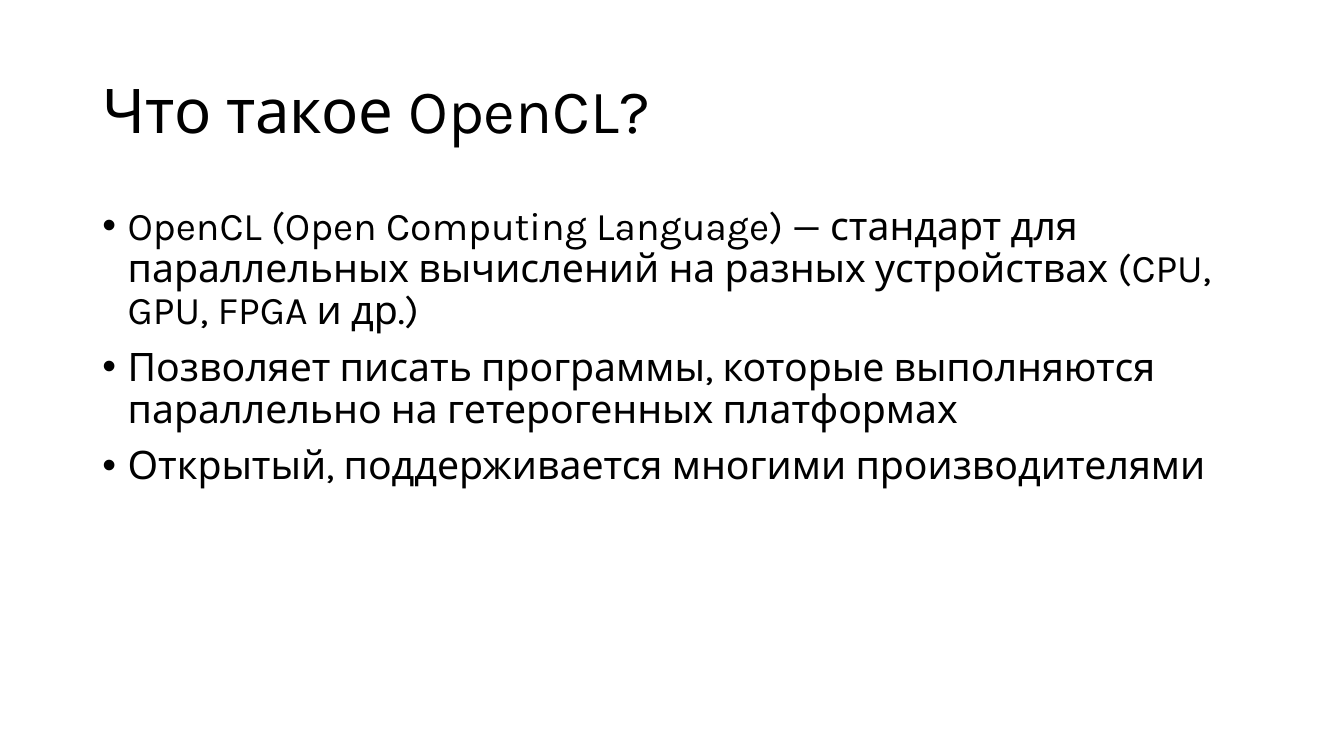
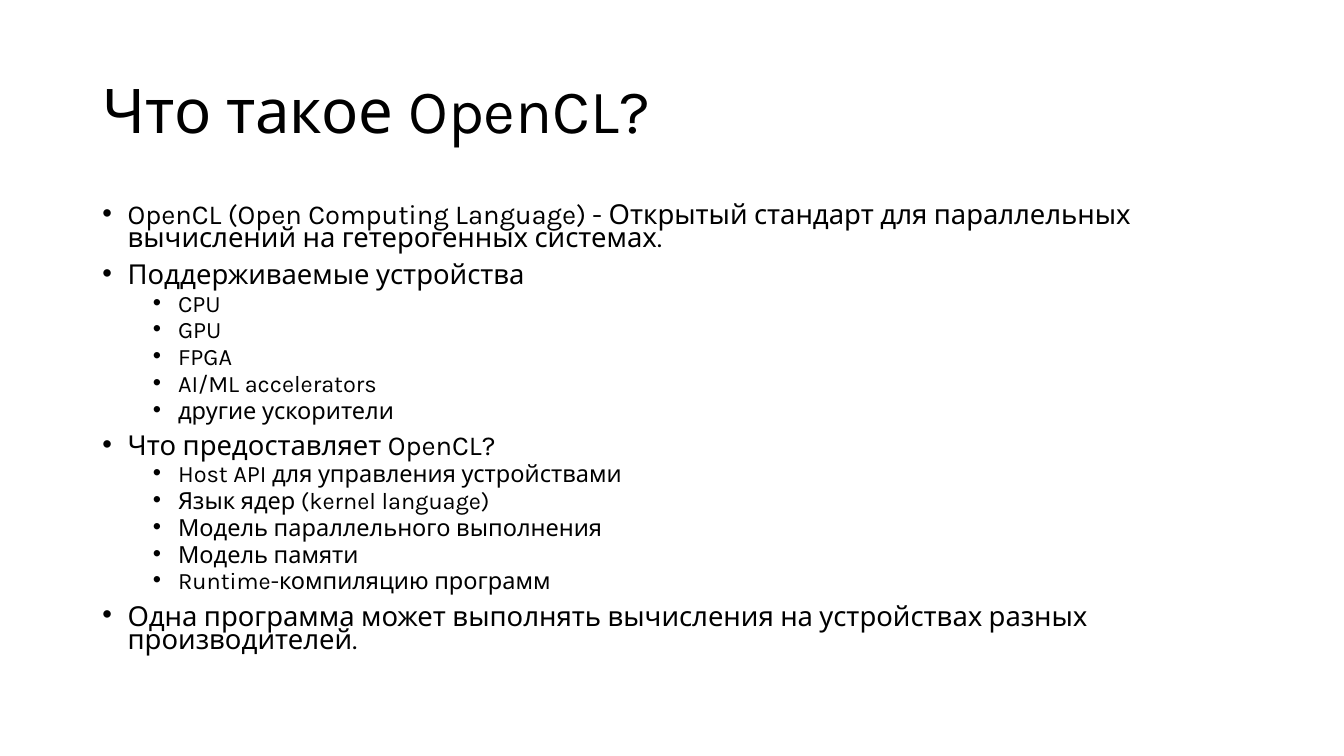
Before and after one commit to alexey-malov/pc, a slide deck: slide 13 of lectures/13/Open CL.pptx (slide 5 before the commit). Drawn at 1344x756 pixels with LibreOffice and Linux fonts; fonts in the diff are those of the drawing. Boxes give left, top, right and bottom in pixels: in the first picture for what was removed or moved away, otherwise in the second. Text is boxed around its words. In the diff, an @@ line names an element or a change of style, - is before the commit and + after.

Commit message:
Обновил лекцию по OpenCL

```diff
--- a/lectures/13/Open CL.pptx
+++ b/lectures/13/Open CL.pptx
@@ text at [128,203,1131,656]: text changed; size 28 to 19.6 pt @@
-• OpenCL (Open Computing Language) — стандарт для параллельных вычислений на разных устройствах (CPU, GPU, FPGA и др.)
-• Позволяет писать программы, которые выполняются параллельно на гетерогенных платформах
-• Открытый, поддерживается многими производителями
+• OpenCL (Open Computing Language) - Открытый стандарт для параллельных вычислений на гетерогенных системах.
+• Поддерживаемые устройства
+  • CPU
+  • GPU
+  • FPGA
+  • AI/ML accelerators
+  • другие ускорители
+• Что предоставляет OpenCL?
+  • Host API для управления устройствами
+  • Язык ядер (kernel language)
+  • Модель параллельного выполнения
+  • Модель памяти
+  • Runtime-компиляцию программ
+• Одна программа может выполнять вычисления на устройствах разных производителей.
```
Also in this commit, not shown: 18 other slides changed, 29 slides added, 3 slides removed.
